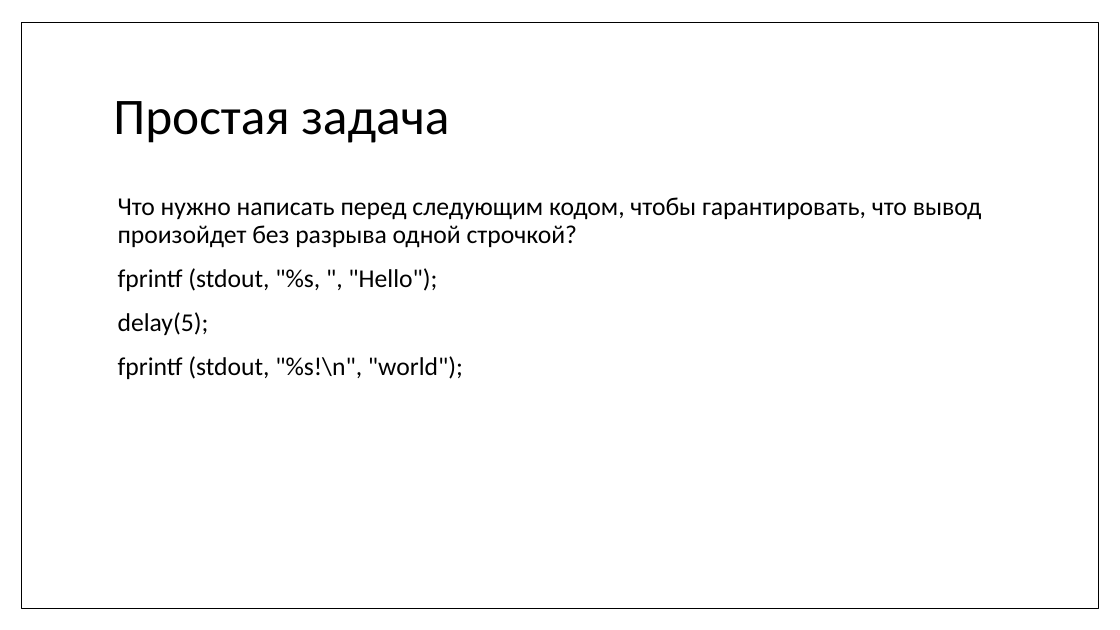
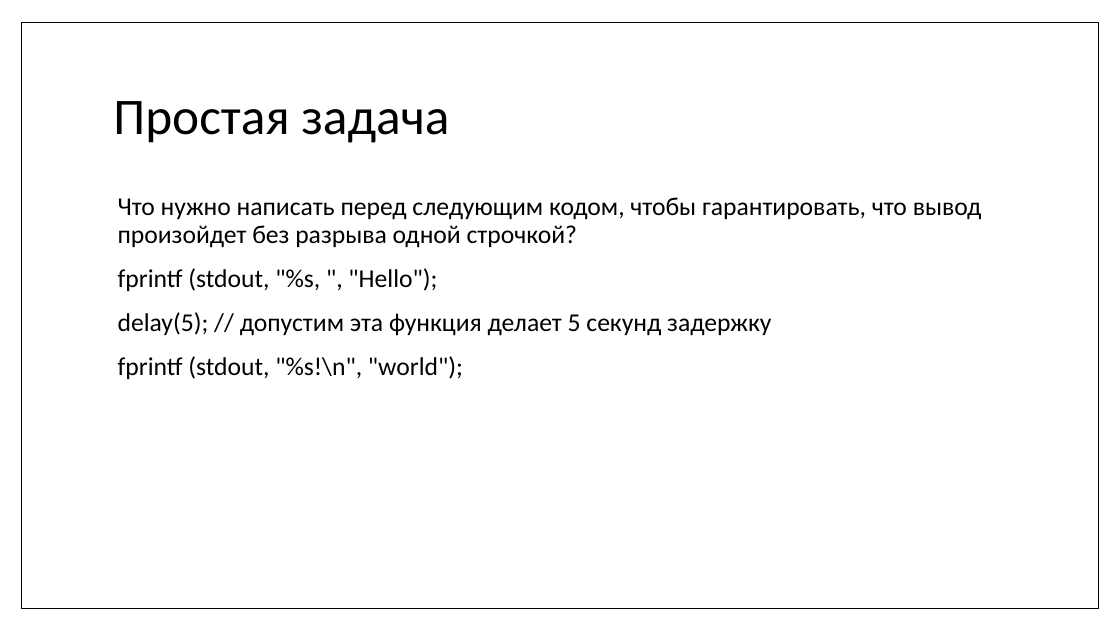
Before and after one commit to MIPT-ILab/cpp-lects-rus, a slide deck: slide 6 of slides/lec2-5-iostreams-locales.pptx (slide 5 before the commit). Drawn at 1120x630 pixels with LibreOffice and Linux fonts; fonts in the diff are those of the drawing. Boxes give left, top, right and bottom in pixels: in the first picture for what was removed or moved away, otherwise in the second. Text is boxed around its words. In the diff, an @@ line names an element or a change of style, - is before the commit and + after.

```diff
--- a/slides/lec2-5-iostreams-locales.pptx
+++ b/slides/lec2-5-iostreams-locales.pptx
@@ text at box(118, 312, 771, 336): text changed @@
-delay(5);
+delay(5); // допустим эта функция делает 5 секунд задержку
```
Also in this commit, not shown: 15 other slides changed, 44 slides added, 1 slide removed, 1 other file.
